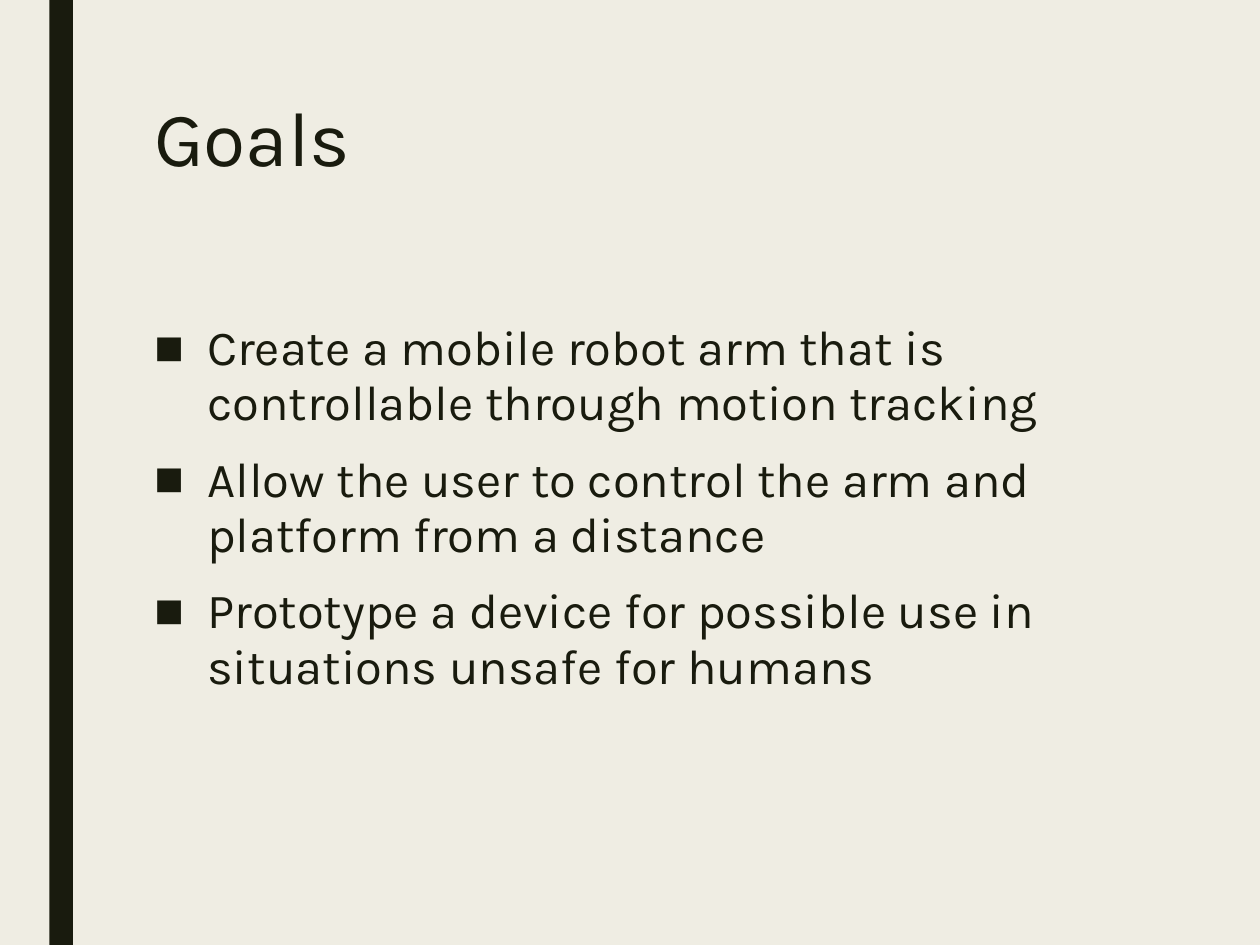
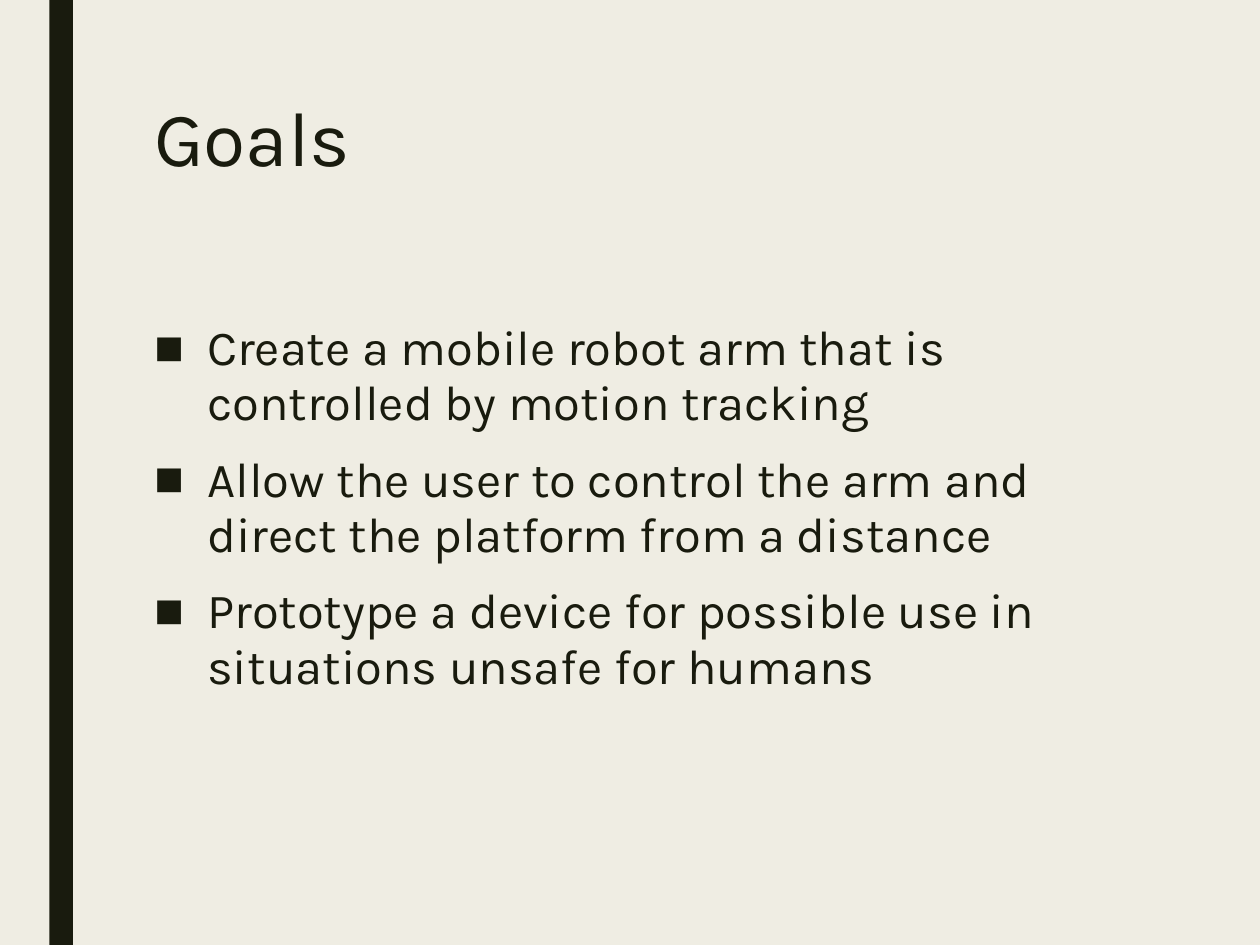
Before and after one commit to StormWulf/Mobile-Motion-Tracking-Robot-Arm, a slide deck: slide 2 of Documents/Presentation/Mobile Motion Tracking Robot Arm poster.pptx. Drawn at 1260x945 pixels with LibreOffice and Linux fonts; fonts in the diff are those of the drawing. Boxes give left, top, right and bottom in pixels: in the first picture for what was removed or moved away, otherwise in the second. Text is boxed around its words. In the diff, an @@ line names an element or a change of style, - is before the commit and + after.

```diff
--- a/Documents/Presentation/Mobile Motion Tracking Robot Arm poster.pptx
+++ b/Documents/Presentation/Mobile Motion Tracking Robot Arm poster.pptx
@@ text at (x1=207, y1=331, x2=1029, y2=564): text changed @@
-■ Create a mobile robot arm that is controllable through motion tracking
-■ Allow the user to control the arm and platform from a distance
+■ Create a mobile robot arm that is controlled by motion tracking
+■ Allow the user to control the arm and direct the platform from a distance
```
Also in this commit, not shown: 4 other slides changed, 1 other file.
